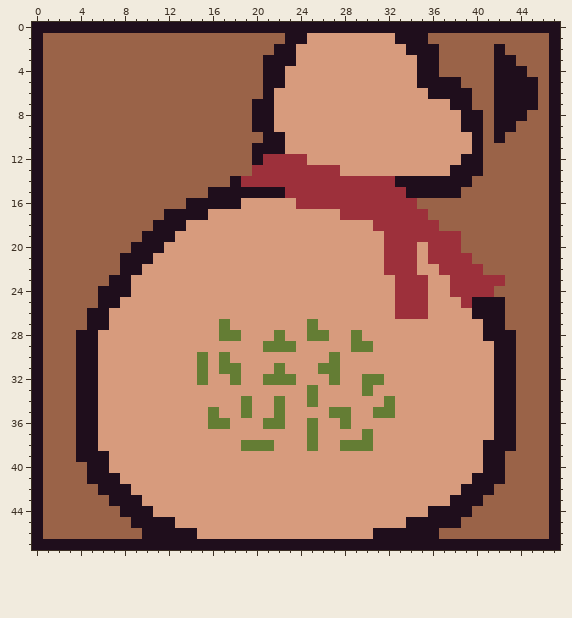
Pixel-art sprite: Assets/Plant/sac_avec_graine.png. That is the earlier state.
The file is 48x48 pixels.
Now the later version:
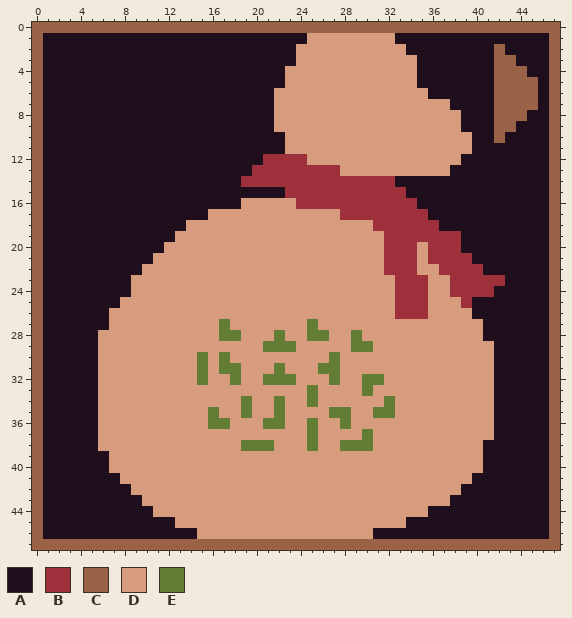
Palette (. is transparent): A #1f0e1c  B #9d303b  C #9a6348  D #d79b7d  E #647d34
Edits made:
y 0: x 0..47 AAAAAAAAAAAAAAAAAAAAAAAAAAAAAAAAAAAAAAAAAAAAAAAA -> CCCCCCCCCCCCCCCCCCCCCCCCCCCCCCCCCCCCCCCCCCCCCCCC
y 1: x 0..22 ACCCCCCCCCCCCCCCCCCCCCC -> CAAAAAAAAAAAAAAAAAAAAAA; x 36..47 CCCCCCCCCCCA -> AAAAAAAAAAAC
y 2: x 0..21 ACCCCCCCCCCCCCCCCCCCCC -> CAAAAAAAAAAAAAAAAAAAAA; x 37..47 CCCCCACCCCA -> AAAAACAAAAC
y 3: x 0..20 ACCCCCCCCCCCCCCCCCCCC -> CAAAAAAAAAAAAAAAAAAAA; x 37..47 CCCCCAACCCA -> AAAAACCAAAC
y 4: x 0..20 ACCCCCCCCCCCCCCCCCCCC -> CAAAAAAAAAAAAAAAAAAAA; x 37..47 CCCCCAAACCA -> AAAAACCCAAC
y 5: x 0..20 ACCCCCCCCCCCCCCCCCCCC -> CAAAAAAAAAAAAAAAAAAAA; x 39..47 CCCAAAACA -> AAACCCCAC
y 6: x 0..20 ACCCCCCCCCCCCCCCCCCCC -> CAAAAAAAAAAAAAAAAAAAA; x 40..47 CCAAAACA -> AACCCCAC
y 7: x 0..19 ACCCCCCCCCCCCCCCCCCC -> CAAAAAAAAAAAAAAAAAAA; x 40..47 CCAAAACA -> AACCCCAC
y 8: x 0..19 ACCCCCCCCCCCCCCCCCCC -> CAAAAAAAAAAAAAAAAAAA; x 41..47 CAAACCA -> ACCCAAC
y 9: x 0..19 ACCCCCCCCCCCCCCCCCCC -> CAAAAAAAAAAAAAAAAAAA; x 41..47 CAACCCA -> ACCAAAC
y 10: x 0..20 ACCCCCCCCCCCCCCCCCCCC -> CAAAAAAAAAAAAAAAAAAAA; x 41..47 CACCCCA -> ACAAAAC
y 11..13: x 0..19 ACCCCCCCCCCCCCCCCCCC -> CAAAAAAAAAAAAAAAAAAA; x 41..47 CCCCCCA -> AAAAAAC
y 14: x 0..17 ACCCCCCCCCCCCCCCCC -> CAAAAAAAAAAAAAAAAA; x 40..47 CCCCCCCA -> AAAAAAAC
y 15: x 0..15 ACCCCCCCCCCCCCCC -> CAAAAAAAAAAAAAAA; x 39..47 CCCCCCCCA -> AAAAAAAAC
y 16: x 0..13 ACCCCCCCCCCCCC -> CAAAAAAAAAAAAA; x 35..47 CCCCCCCCCCCCA -> AAAAAAAAAAAAC
y 17: x 0..11 ACCCCCCCCCCC -> CAAAAAAAAAAA; x 36..47 CCCCCCCCCCCA -> AAAAAAAAAAAC
y 18: x 0..10 ACCCCCCCCCC -> CAAAAAAAAAA; x 37..47 CCCCCCCCCCA -> AAAAAAAAAAC
y 19: x 0..9 ACCCCCCCCC -> CAAAAAAAAA; x 39..47 CCCCCCCCA -> AAAAAAAAC
y 20: x 0..8 ACCCCCCCC -> CAAAAAAAA; x 39..47 CCCCCCCCA -> AAAAAAAAC
y 21: x 0..7 ACCCCCCC -> CAAAAAAA; x 40..47 CCCCCCCA -> AAAAAAAC
y 22: x 0..7 ACCCCCCC -> CAAAAAAA; x 41..47 CCCCCCA -> AAAAAAC
y 23: x 0..6 ACCCCCC -> CAAAAAA; x 43..47 CCCCA -> AAAAC
y 24: x 0..5 ACCCCC -> CAAAAA; x 42..47 CCCCCA -> AAAAAC
y 25: x 0..5 ACCCCC -> CAAAAA; x 43..47 CCCCA -> AAAAC
y 26..27: x 0..4 ACCCC -> CAAAA; x 43..47 CCCCA -> AAAAC
y 28..38: x 0..3 ACCC -> CAAA; x 44..47 CCCA -> AAAC
y 39: x 0..3 ACCC -> CAAA; x 43..47 CCCCA -> AAAAC
y 40..41: x 0..4 ACCCC -> CAAAA; x 43..47 CCCCA -> AAAAC
y 42: x 0..5 ACCCCC -> CAAAAA; x 42..47 CCCCCA -> AAAAAC
y 43: x 0..6 ACCCCCC -> CAAAAAA; x 41..47 CCCCCCA -> AAAAAAC
y 44: x 0..7 ACCCCCCC -> CAAAAAAA; x 40..47 CCCCCCCA -> AAAAAAAC
y 45: x 0..8 ACCCCCCCC -> CAAAAAAAA; x 39..47 CCCCCCCCA -> AAAAAAAAC
y 46: x 0..9 ACCCCCCCCC -> CAAAAAAAAA; x 37..47 CCCCCCCCCCA -> AAAAAAAAAAC
y 47: x 0..47 AAAAAAAAAAAAAAAAAAAAAAAAAAAAAAAAAAAAAAAAAAAAAAAA -> CCCCCCCCCCCCCCCCCCCCCCCCCCCCCCCCCCCCCCCCCCCCCCCC
